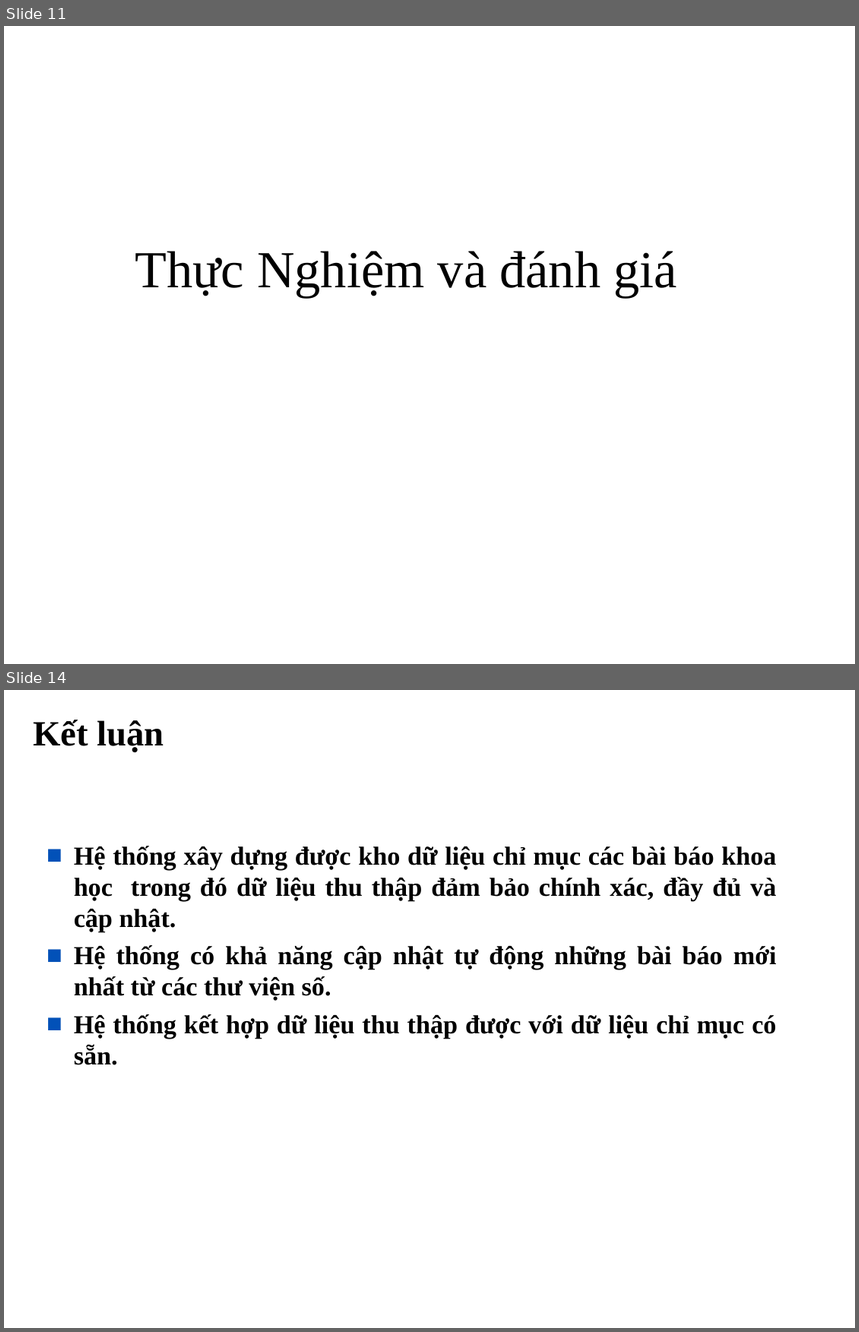
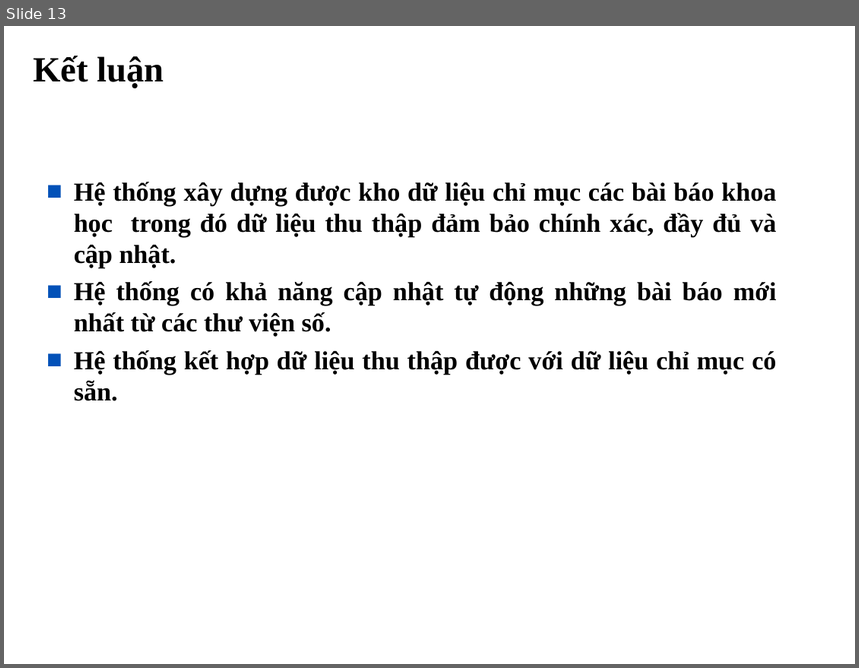
Before and after one commit to tiendv/detaitotnghiep, a slide deck: Report/Bao cao khoa luan/Trinh bay bao cao.ppt. Shown one above the other, each under a label of ours: slides 11 and 14 before the commit, slide 13 after it; the slides between them are not shown. The pictures are 859x1332 and 859x668 pixels, drawn with LibreOffice and Linux fonts; fonts in the diff are those of the drawing; background and template pictures are left out. Boxes give left, top, right and bottom in pixels: in the first picture for what was removed or moved away, otherwise in the second. Text is boxed around its words. In the diff, an @@ line names an element or a change of style, - is before the commit and + after.

```diff
--- a/Report/Bao cao khoa luan/Trinh bay bao cao.ppt
+++ b/Report/Bao cao khoa luan/Trinh bay bao cao.ppt
@@ slide 11 removed at <box>4,26,855,664</box>, background #FFFFFF @@
@@ text removed at <box>135,251,677,298</box> @@
-Thực Nghiệm và đánh giá
@@ what was slide 14 is now slide 13 @@
```
Also in this commit, not shown: 3 slides changed, 4 slides added, 4 other slides removed.
